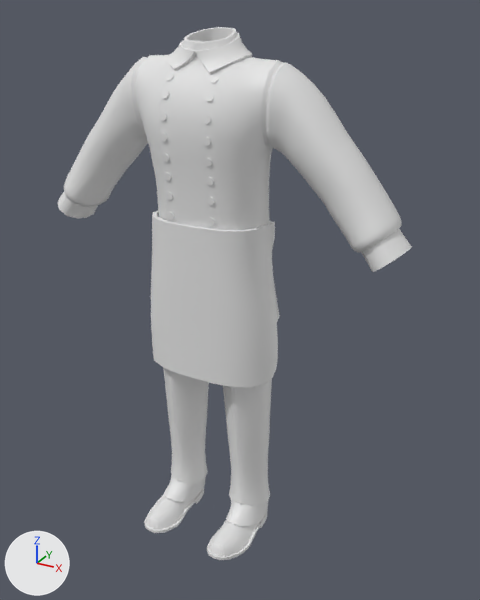
What one commit did to the Blender file Attires_Characters/Servants/Cooks/Males/Chef/Attire_Servant_Cook_Male_Chef.blend.
Camera for both pictures: a 50 mm lens placed at (0.971, -1.6, 1.616), pointed at (0.082, 0.017, 0.808). The axes (+X, +Y, +Z) are drawn at lower left. The lights are the same throughout. The picture after the commit comes second.

The first picture shows 'Attire_Servant_Cook_Male_Chef'.
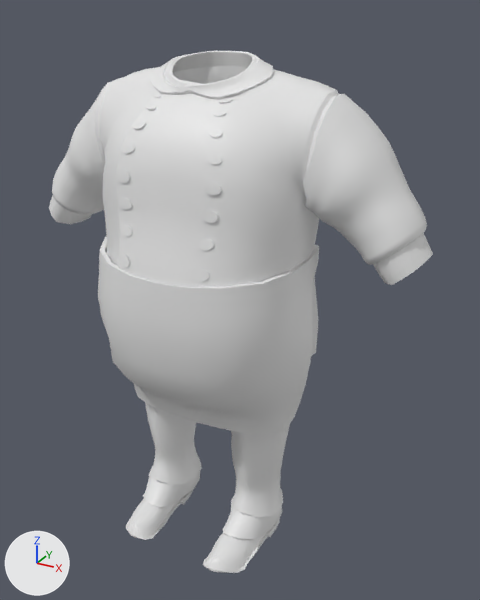
Commit message: Made attire for BistroOwner

The newer file adds a shape key; the second version is drawn at full value of the shape key 'BlendShape_BodyType_Male_Fat' of 'Attire_Servant_Cook_Male_Chef', and the change is written as the vertex moves it makes.

Pixel boxes (x1, y1, x2, y2) of what changed, in the pictures (480 x 600 px; the box of a moved part takes in the faces that stretch with it):
'Attire_Servant_Cook_Male_Chef', reshaped (8% wider)
    before: (57, 27, 412, 560)
    after: (49, 51, 433, 573)
part 1 of me_attire_servant_cook_male_chef, moved or reshaped
    before: (166, 73, 174, 81)
    after: (152, 92, 160, 98)
part 2 of me_attire_servant_cook_male_chef, moved or reshaped
    before: (162, 90, 169, 99)
    after: (146, 104, 156, 111)
part 3 of me_attire_servant_cook_male_chef, moved or reshaped
    before: (159, 112, 167, 121)
    after: (133, 120, 146, 130)
part 4 of me_attire_servant_cook_male_chef, moved or reshaped
    before: (160, 133, 167, 142)
    after: (121, 143, 135, 154)
part 5 of me_attire_servant_cook_male_chef, moved or reshaped
    before: (162, 154, 169, 162)
    after: (117, 169, 130, 183)
part 6 of me_attire_servant_cook_male_chef, moved or reshaped
    before: (164, 172, 171, 180)
    after: (119, 198, 132, 209)
part 7 of me_attire_servant_cook_male_chef, moved or reshaped
    before: (165, 192, 173, 200)
    after: (121, 225, 132, 236)
part 8 of me_attire_servant_cook_male_chef, moved or reshaped
    before: (167, 212, 174, 220)
    after: (119, 254, 130, 267)
part 9 of me_attire_servant_cook_male_chef, moved or reshaped
    before: (210, 75, 218, 83)
    after: (219, 98, 232, 103)
part 10 of me_attire_servant_cook_male_chef, moved or reshaped
    before: (205, 93, 214, 102)
    after: (212, 110, 226, 117)
part 11 of me_attire_servant_cook_male_chef, moved or reshaped
    before: (203, 115, 211, 124)
    after: (208, 128, 223, 138)
part 12 of me_attire_servant_cook_male_chef, moved or reshaped
    before: (203, 137, 211, 146)
    after: (206, 153, 222, 165)
part 13 of me_attire_servant_cook_male_chef, moved or reshaped
    before: (204, 158, 212, 167)
    after: (204, 182, 222, 195)
part 14 of me_attire_servant_cook_male_chef, moved or reshaped
    before: (206, 177, 214, 185)
    after: (202, 211, 219, 223)
part 15 of me_attire_servant_cook_male_chef, moved or reshaped
    before: (207, 197, 215, 205)
    after: (198, 239, 215, 251)
part 16 of me_attire_servant_cook_male_chef, moved or reshaped
    before: (208, 218, 216, 226)
    after: (193, 269, 210, 282)
part 17 of me_attire_servant_cook_male_chef, moved or reshaped
    before: (57, 27, 412, 560)
    after: (49, 51, 433, 573)

Patch to the scene script:
```diff
--- a/Attires_Characters/Servants/Cooks/Males/Chef/Attire_Servant_Cook_Male_Chef.blend.py
+++ b/Attires_Characters/Servants/Cooks/Males/Chef/Attire_Servant_Cook_Male_Chef.blend.py
@@ me_attire_servant_cook_male_chef @@
-me_attire_servant_cook_male_chef.from_pydata(...)  # 2975 vertices, 3259 faces; spans x -0.58..0.58, y -0.23..0.13, z 0.0..1.57
+me_attire_servant_cook_male_chef.from_pydata(...)  # 2975 vertices, 3259 faces; spans x -0.63..0.63, y -0.3..0.22, z -0.01..1.51
+# me_attire_servant_cook_male_chef part 1: the loose piece of 26 vertices spanning x -0.08..-0.05, y -0.1..-0.09, z 1.44..1.46 is moved by (-0.04, -0.01, -0.05)
+# me_attire_servant_cook_male_chef part 2: the loose piece of 26 vertices spanning x -0.08..-0.05, y -0.12..-0.11, z 1.4..1.42 is moved by (-0.04, -0.02, -0.03)
+# me_attire_servant_cook_male_chef part 3: the loose piece of 26 vertices spanning x -0.08..-0.05, y -0.14..-0.13, z 1.35..1.37 is moved by (-0.05, -0.04, -0.02)
+# me_attire_servant_cook_male_chef part 4: the loose piece of 26 vertices spanning x -0.08..-0.05, y -0.14..-0.13, z 1.29..1.31 is scaled about its middle by (1.96, 0.82, 1.14), then moved by (-0.06, -0.07, -0.02)
+# me_attire_servant_cook_male_chef part 5: the loose piece of 26 vertices spanning x -0.08..-0.05, y -0.13..-0.12, z 1.24..1.26 is scaled about its middle by (2.04, 0.738, 1.57), then moved by (-0.07, -0.1, -0.04)
+# me_attire_servant_cook_male_chef part 6: the loose piece of 26 vertices spanning x -0.08..-0.05, y -0.13..-0.12, z 1.19..1.21 is scaled about its middle by (1.96, 0.908, 1.32), then moved by (-0.06, -0.11, -0.06)
+# me_attire_servant_cook_male_chef part 7: the loose piece of 26 vertices spanning x -0.08..-0.05, y -0.12, z 1.13..1.15 is scaled about its middle by (1.88, 0.991, 1.28), then moved by (-0.06, -0.12, -0.07)
+# me_attire_servant_cook_male_chef part 8: the loose piece of 26 vertices spanning x -0.08..-0.05, y -0.12..-0.11, z 1.07..1.1 is scaled about its middle by (1.88, 1.13, 1.42), then moved by (-0.05, -0.15, -0.09)
+# me_attire_servant_cook_male_chef part 9: the loose piece of 26 vertices spanning x 0.05..0.08, y -0.09..-0.08, z 1.44..1.46 is moved by (0.04, -0.01, -0.05)
+# me_attire_servant_cook_male_chef part 10: the loose piece of 26 vertices spanning x 0.05..0.08, y -0.12..-0.1, z 1.4..1.42 is moved by (0.04, -0.02, -0.03)
+# me_attire_servant_cook_male_chef part 11: the loose piece of 26 vertices spanning x 0.05..0.08, y -0.13..-0.12, z 1.35..1.37 is moved by (0.05, -0.04, -0.02)
+# me_attire_servant_cook_male_chef part 12: the loose piece of 26 vertices spanning x 0.05..0.08, y -0.13..-0.12, z 1.29..1.31 is scaled about its middle by (1.97, 0.828, 1.14), then moved by (0.06, -0.07, -0.03)
+# me_attire_servant_cook_male_chef part 13: the loose piece of 26 vertices spanning x 0.05..0.08, y -0.13..-0.12, z 1.24..1.26 is scaled about its middle by (2.05, 0.807, 1.48), then moved by (0.07, -0.1, -0.04)
+# me_attire_servant_cook_male_chef part 14: the loose piece of 26 vertices spanning x 0.05..0.08, y -0.12..-0.11, z 1.19..1.21 is scaled about its middle by (1.98, 0.934, 1.32), then moved by (0.07, -0.11, -0.06)
+# me_attire_servant_cook_male_chef part 15: the loose piece of 26 vertices spanning x 0.05..0.08, y -0.12..-0.11, z 1.13..1.15 is moved by (0.06, -0.12, -0.08)
+# me_attire_servant_cook_male_chef part 16: the loose piece of 26 vertices spanning x 0.05..0.08, y -0.11, z 1.07..1.1 is scaled about its middle by (1.9, 1.23, 1.41), then moved by (0.06, -0.15, -0.1)
+# me_attire_servant_cook_male_chef part 17: 2507 of 2975 vertices moved; they spanned x -0.58..0.58, y -0.23..0.13, z 0.0..1.57 and now span x -0.63..0.63, y -0.3..0.22, z -0.01..1.51; mean shift (0.0, -0.02, -0.06); largest move (-0.06, -0.12, 0.83) -> (-0.13, -0.26, 0.6)
+# other edits to the shape of me_attire_servant_cook_male_chef do not show in these pictures
```
